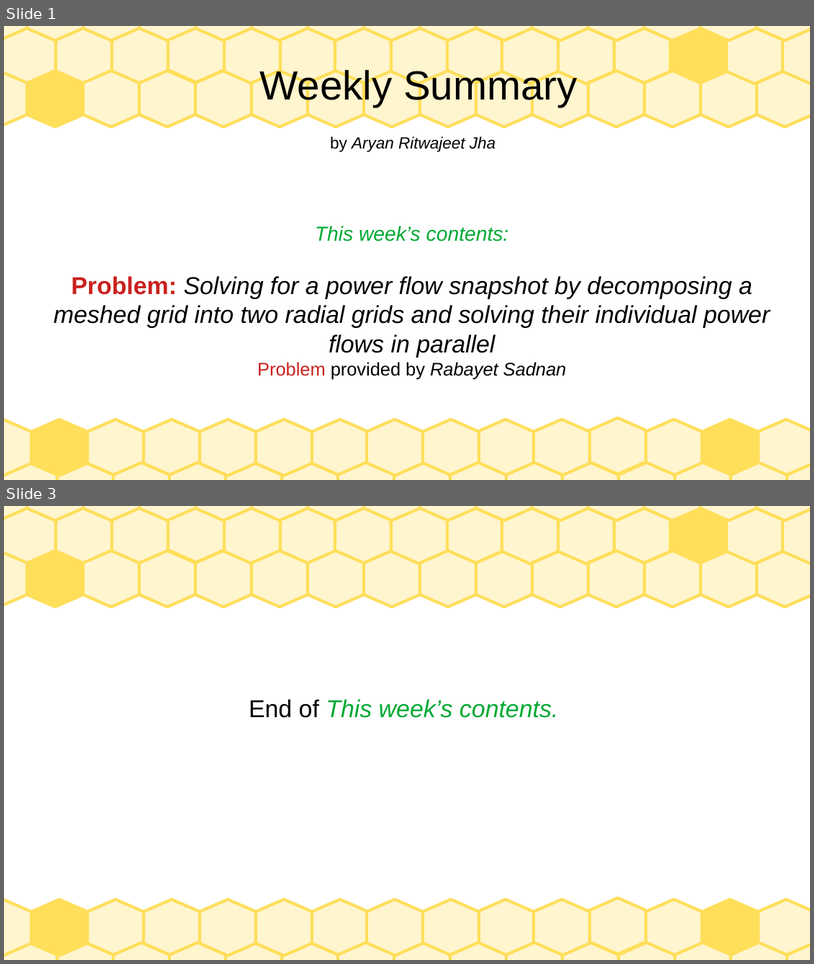
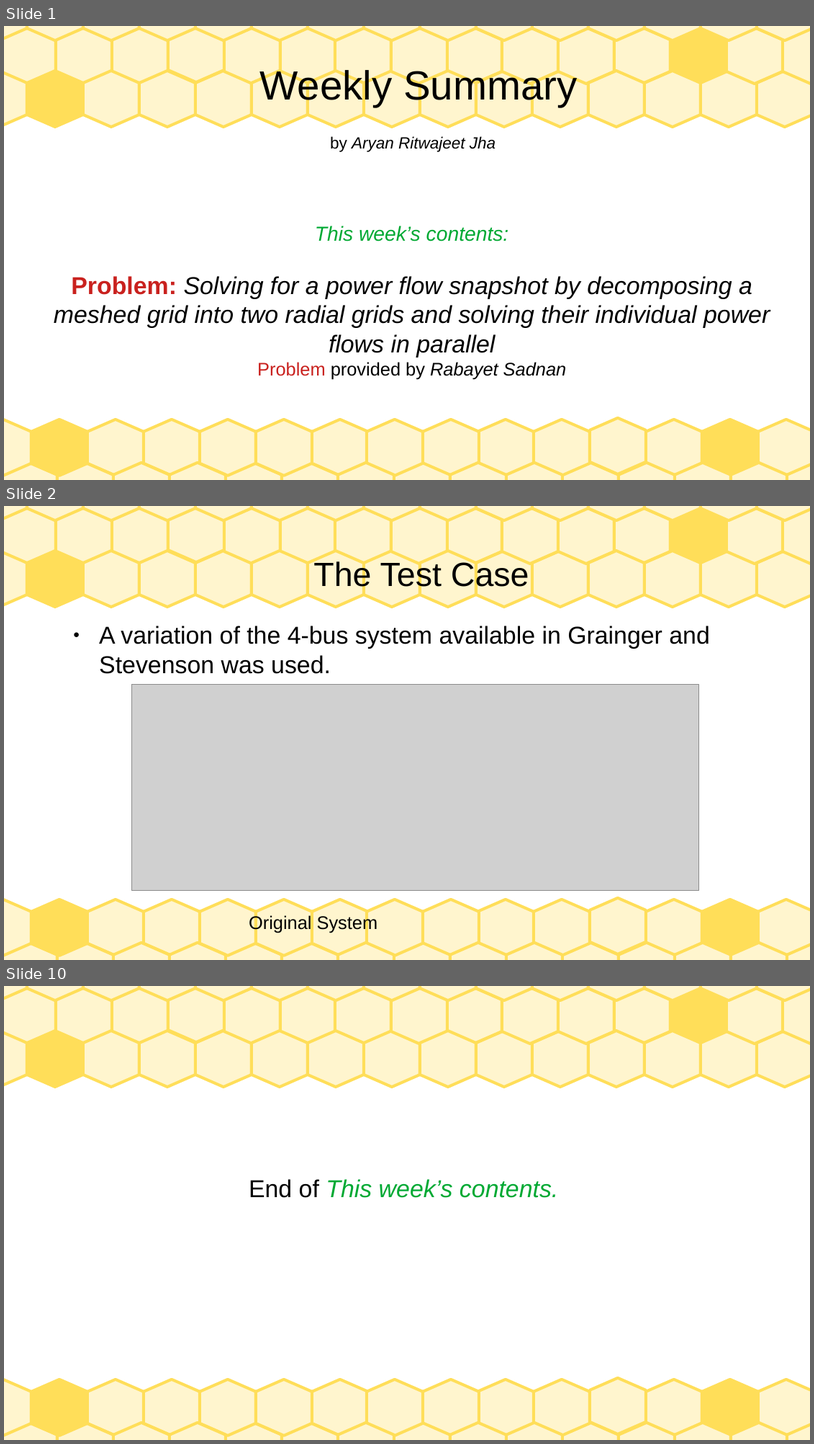
Before and after one commit to Realife-Brahmin/OriginalDocsHub, a slide deck: research_showcase/weeklyPresentation_aryan_ritwajeet_jha.odp. Shown one above the other, each under a label of ours: slides 1 and 3 before the commit, slides 1, 2 and 10 after it; the slides between them are not shown. The pictures are 814x964 and 814x1444 pixels, drawn with LibreOffice and Linux fonts; fonts in the diff are those of the drawing; grey boxes stand for pictures. Boxes give left, top, right and bottom in pixels: in the first picture for what was removed or moved away, otherwise in the second. Text is boxed around its words. In the diff, an @@ line names an element or a change of style, - is before the commit and + after.

```diff
--- a/research_showcase/weeklyPresentation_aryan_ritwajeet_jha.odp
+++ b/research_showcase/weeklyPresentation_aryan_ritwajeet_jha.odp
@@ slide 2 added at <box>4,506,810,960</box>, background #FFFFFF; not listed: 75 template elements that a slide beside it also shows @@
@@ title added at <box>314,559,530,592</box>, 33 pt, text #000000 @@
+The Test Case
@@ text added at <box>99,626,710,674</box>, 24 pt, text #000000 @@
+● A variation of the 4-bus system available in Grainger and Stevenson was used.
@@ picture added at <box>132,685,700,890</box> @@
@@ text added at <box>249,914,378,932</box>, 18 pt, text #000000 @@
+Original System
@@ what was slide 3 is now slide 10 @@
```
Also in this commit, not shown: 7 other slides added, 1 slide removed, 2 other files.
